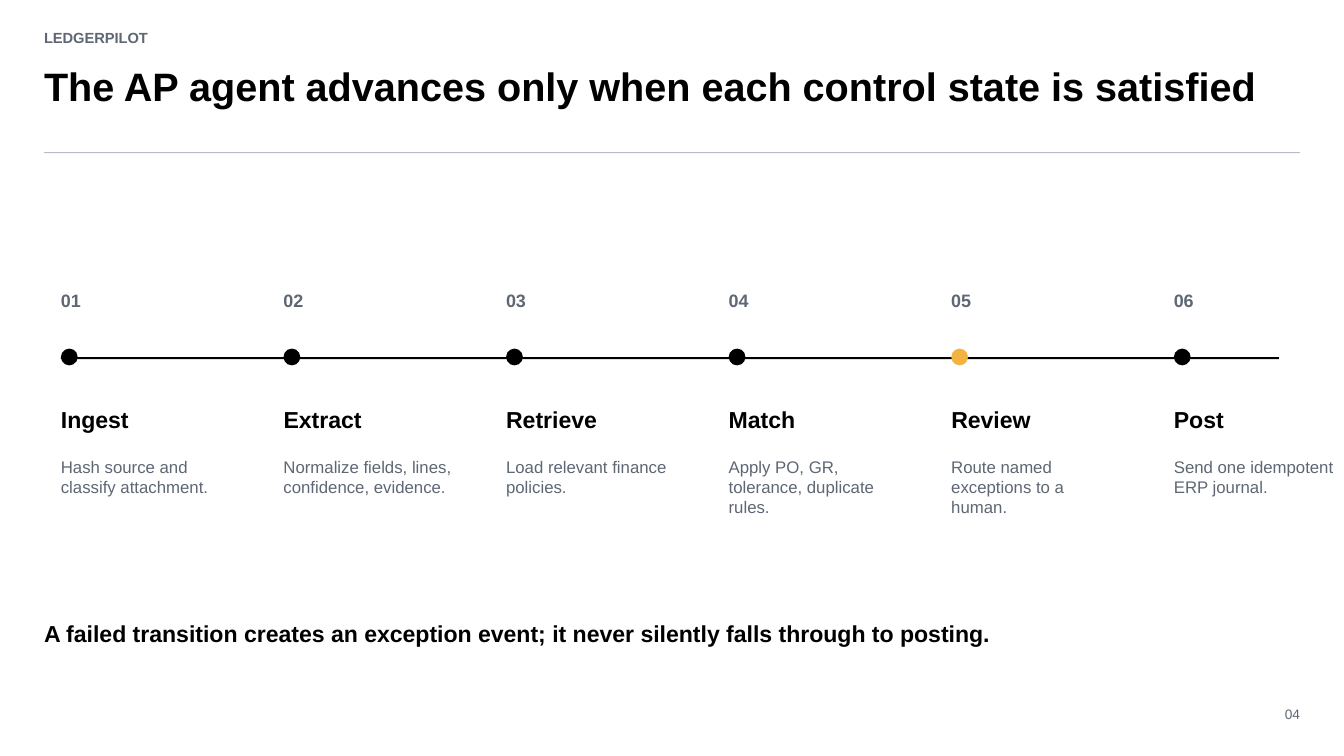
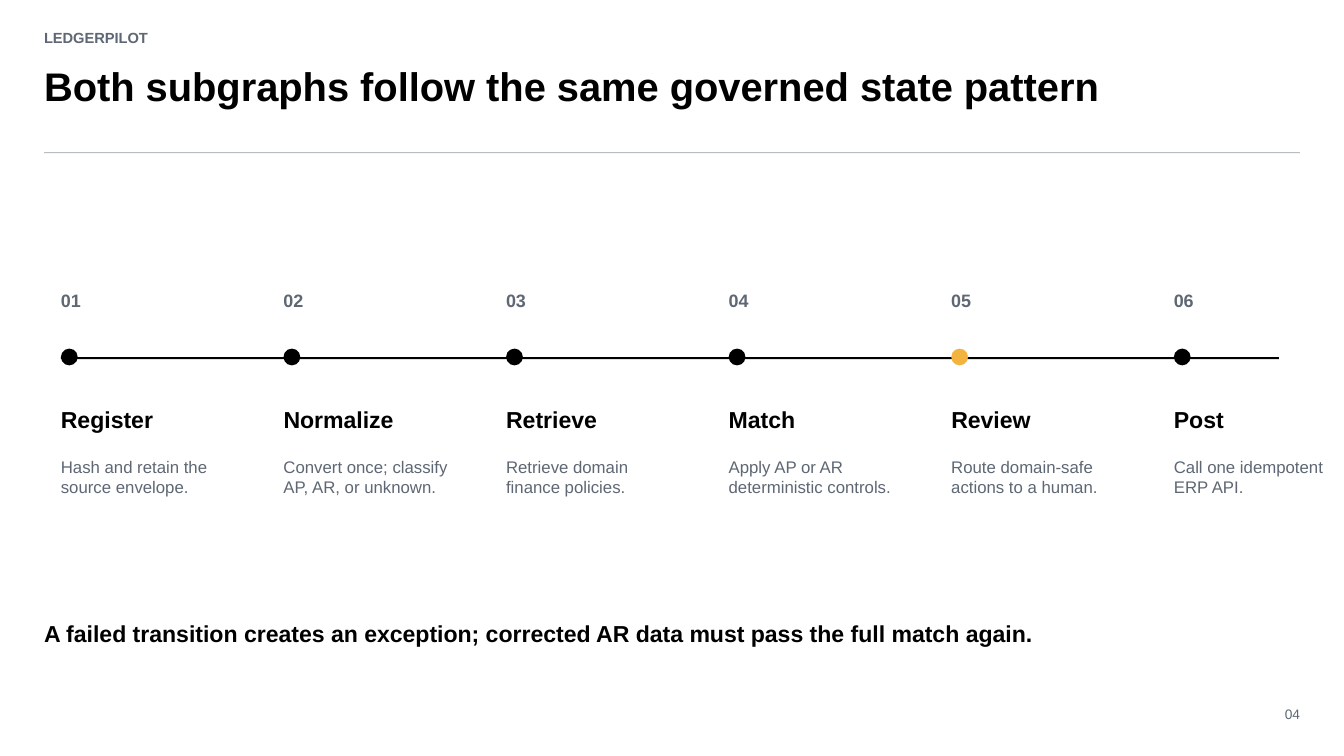
Before and after one commit to saifs1315/Agentic-Invoice-to-Payment, a slide deck: slide 4 of presentation/LedgerPilot_Assignment_Deck.pptx. Drawn at 1344x756 pixels with LibreOffice and Linux fonts; fonts in the diff are those of the drawing. Boxes give left, top, right and bottom in pixels: in the first picture for what was removed or moved away, otherwise in the second. Text is boxed around its words. In the diff, an @@ line names an element or a change of style, - is before the commit and + after.

```diff
--- a/presentation/LedgerPilot_Assignment_Deck.pptx
+++ b/presentation/LedgerPilot_Assignment_Deck.pptx
@@ text at <box>44,72,1099,110</box>: text changed; size 28.3 to 28.5 pt @@
-The AP agent advances only when each control state is satisfied
+Both subgraphs follow the same governed state pattern
@@ text at <box>61,411,153,433</box>: text changed @@
-Ingest
+Register
@@ text at <box>284,411,394,429</box>: text changed @@
-Extract
+Normalize
@@ text at <box>61,461,207,497</box>: text changed @@
-Hash source and classify attachment.
+Hash and retain the source envelope.
@@ text at <box>283,461,448,495</box>: text changed @@
-Normalize fields, lines, confidence, evidence.
+Convert once; classify AP, AR, or unknown.
@@ text at <box>506,461,628,497</box>: text changed @@
-Load relevant finance policies.
+Retrieve domain finance policies.
@@ text at <box>729,461,890,493</box>: text changed @@
-Apply PO, GR, tolerance, duplicate rules.
+Apply AP or AR deterministic controls.
@@ text at <box>951,461,1098,493</box>: text changed @@
-Route named exceptions to a human.
+Route domain-safe actions to a human.
@@ text at <box>1174,461,1323,493</box>: text changed @@
-Send one idempotent ERP journal.
+Call one idempotent ERP API.
@@ text at <box>44,625,1032,647</box>: text changed @@
-A failed transition creates an exception event; it never silently falls through to posting.
+A failed transition creates an exception; corrected AR data must pass the full match again.
```
Also in this commit, not shown: 9 other slides changed, 51 other files.
